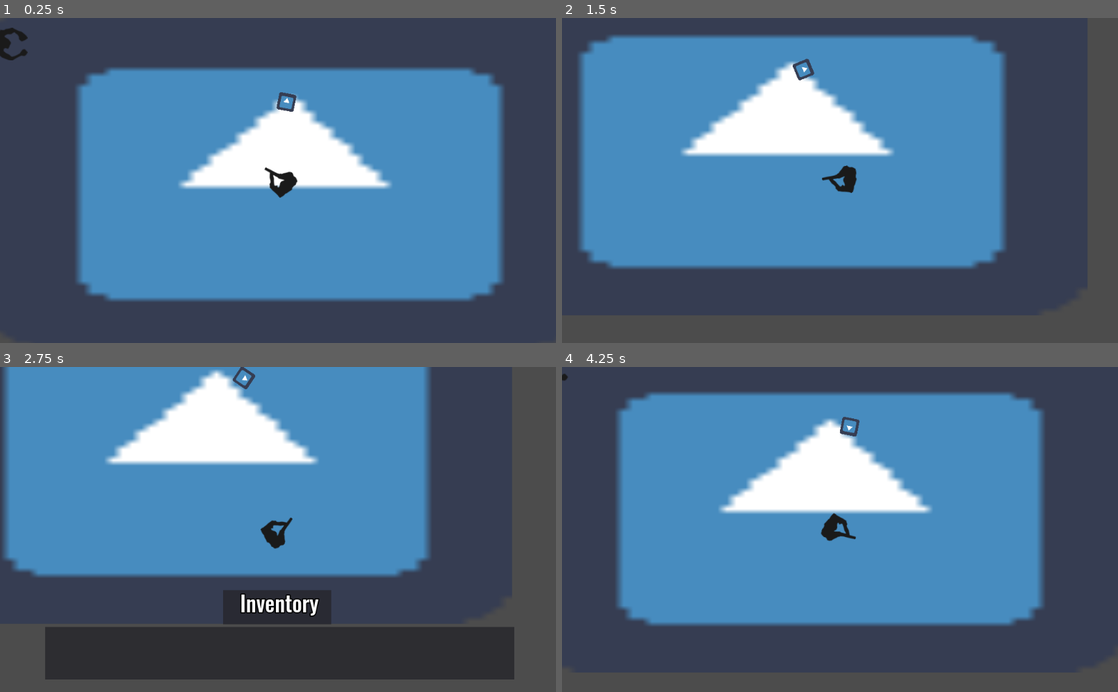
Above: before the commit, frames 1-4 (two rows, left to right).
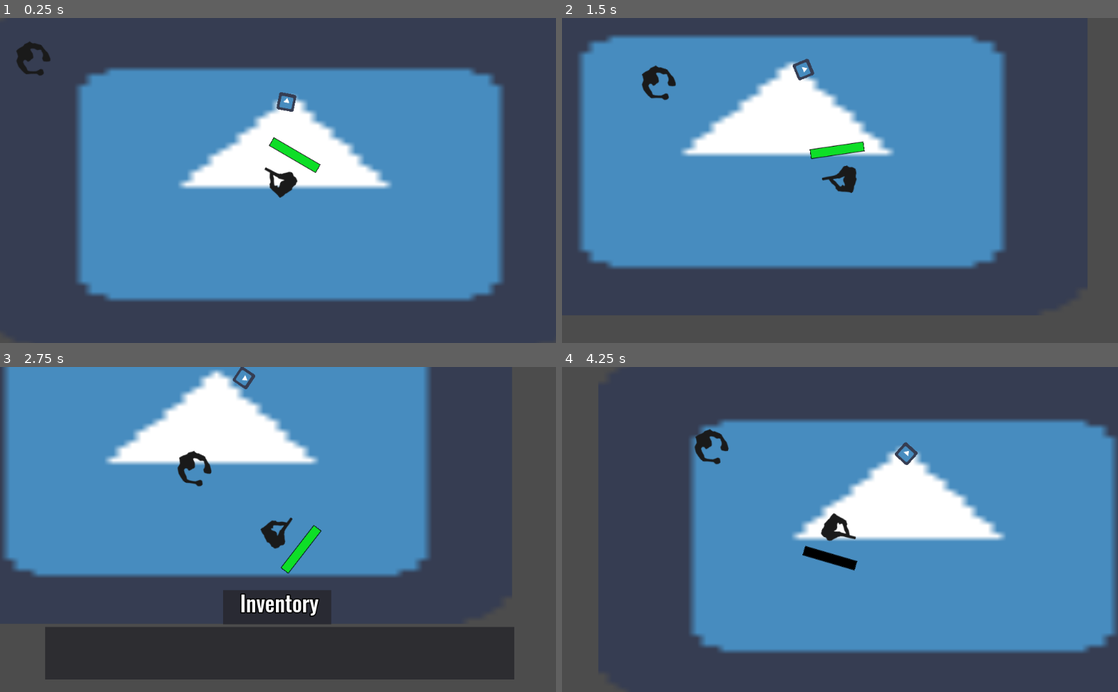
Above: after the commit, the same moments.

Repository: StrawberryGameJam/ZombieGame2020
Game: Godot game, scene res://Scenes/Main.tscn
The game is run twice, just before and just after one commit, with the same random seed, the same clock (stepped at 60 frames per second) and the same inputs. The engine's default icon, where the game draws it, is replaced by a stand-in: a white triangle on a blue panel in a dark square.
Inputs (mouse positions are in pixels of both pictures, inside the frame that each line leads up to):
- Up to frame 1 (0.25 s): no input
- Up to frame 2 (1.5 s): tap Enter (ui_accept) at 0.5, 0.6, 0.77, 1.07 s; move the mouse to (962, 164) at 0.52 s; hold Right (ui_right) 0.53-1.28 s; click (962, 164) at 0.67 s; move the mouse to (728, 196) at 1.27 s; hold Down (ui_down) from 1.28 s (still down); click (728, 196) at 1.35 s
- Up to frame 3 (2.75 s): tap Enter (ui_accept) at 1.52, 1.55, 1.82, 2.1 s; move the mouse to (333, 458) at 2.02 s; release Down (ui_down) at 2.03 s; hold Right (ui_right) from 2.03 s (still down)
- Up to frame 4 (4.25 s): move the mouse to (812, 594) at 2.77 s; release Right (ui_right) at 2.78 s; hold Up (ui_up) 2.78-3.53 s; click (812, 594) at 2.85 s; tap Enter (ui_accept) at 3.02, 3.05, 3.32, 3.6, 3.77, 4.07 s; move the mouse to (1006, 578) at 3.52 s; hold Left (ui_left) from 3.53 s (still down)

The runs differ from the first frame. In frame 1, 0.8% of the frame differs, in the area x 0-58%, y 2-48%; in frame 2, 0.6%; in frame 3, 0.6%; in frame 4, 41%, in the area x 0-100%, y 1-89%.

Commit message:
persegue mais ou menos

Diff:
--- a/Scenes/Main.tscn
+++ b/Scenes/Main.tscn
@@ -1,9 +1,13 @@
-[gd_scene load_steps=6 format=2]
+[gd_scene load_steps=10 format=2]
 
 [ext_resource path="res://icon.png" type="Texture" id=1]
 [ext_resource path="res://Scenes/Player/Player.tscn" type="PackedScene" id=2]
-[ext_resource path="res://Scenes/Inter.gd" type="Script" id=3]
-[ext_resource path="res://Scenes/Zombies/default/Zombie.tscn" type="PackedScene" id=4]
+[ext_resource path="res://fonts/HealthBar_under.png" type="Texture" id=3]
+[ext_resource path="res://fonts/HealthBar_over.png" type="Texture" id=4]
+[ext_resource path="res://fonts/HealthBar_progress.png" type="Texture" id=5]
+[ext_resource path="res://Scenes/Inter.gd" type="Script" id=6]
+[ext_resource path="res://Scenes/Zombies/default/Zombie.tscn" type="PackedScene" id=7]
+[ext_resource path="res://Scenes/Zombies/default/Zombie.gd" type="Script" id=8]
 
 [sub_resource type="CircleShape2D" id=1]
 radius = 20.8585
@@ -18,9 +22,21 @@
 [node name="Player" parent="." instance=ExtResource( 2 )]
 position = Vector2( 506.672, 252.2 )
 
+[node name="HealthBar" type="TextureProgress" parent="Player"]
+margin_left = -53.0231
+margin_top = 45.691
+margin_right = 46.9769
+margin_bottom = 145.691
+value = 100.0
+texture_under = ExtResource( 3 )
+texture_over = ExtResource( 4 )
+texture_progress = ExtResource( 5 )
+tint_progress = Color( 0.054902, 0.870588, 0.152941, 1 )
+radial_center_offset = Vector2( 50, 0 )
+
 [node name="Inter" type="Area2D" parent="."]
 position = Vector2( 521.238, 107.398 )
-script = ExtResource( 3 )
+script = ExtResource( 6 )
 ICON_POS = Vector2( 20, -20 )
 ICON_SCALE = Vector2( 0.5, 0.5 )
 
@@ -31,4 +47,5 @@
 scale = Vector2( 0.5, 0.5 )
 texture = ExtResource( 1 )
 
-[node name="Zombie" parent="." instance=ExtResource( 4 )]
+[node name="Zombie" parent="." instance=ExtResource( 7 )]
+script = ExtResource( 8 )
--- a/Scenes/Player/Player.gd
+++ b/Scenes/Player/Player.gd
@@ -10,6 +10,9 @@
 export(int) var SPEED = 300
 onready var raycast = $RayCast2D
 
+var max_hp = 1000
+var current_hp
+
 var interacting_areas = []
 var mode = MODE.move
 
@@ -21,6 +24,7 @@
 	set_physics_process(true)
 	set_process(false)
 	add_to_group("Player")
+	current_hp = max_hp
 	$Interaction.connect("area_entered",self,"_on_area_entered")
 	$Interaction.connect("area_exited",self,"_on_area_exited")
 	$Interaction.add_to_group("Player_inter")
@@ -54,7 +58,7 @@
 	match mode:
 		MODE.talk:
 			if Input.is_action_just_pressed("ui_accept"):
-				change_mode(MODE.move)
+				change_mode(MODE.movcurrent_hpe)
 		MODE.mouse:
 			if Input.is_action_just_pressed("ui_accept"):
 				change_mode(MODE.move)
@@ -73,6 +77,7 @@
 				change_mode(MODE.talk)
 			var velocity = Vector2()
 			if Input.is_action_pressed("ui_up"):
+				OneHit(10)
 				velocity.y -= 1
 			if Input.is_action_pressed("ui_down"):
 				velocity.y +=1
@@ -98,6 +103,12 @@
 	#and event.pressed):
 #	pass
 
+func OneHit(damage):
+	current_hp = current_hp - damage
+	get_node("HealthBar").value = int((current_hp/max_hp)*100)
+	if(current_hp <= 0):
+		kill()
+
 func _on_area_entered(area):
 	if area.is_in_group("Interactible"):
 		interacting_areas.append(area)
--- a/Scenes/Zombies/default/Zombie.gd
+++ b/Scenes/Zombies/default/Zombie.gd
@@ -3,7 +3,7 @@
 const SPEED = 200
 
 onready var raycast = $RayCast2D
-onready var map_navigation = get_parent().get_node("Navigation2D")
+#onready var map_navigation = get_parent().get_node("Navigation2D")
 
 var destination
 var player = null
@@ -15,33 +15,35 @@
 	if player == null:
 		return
 
-	destination = map_navigation.get_closest_point(player.get_global_position())
-	var path_to_destination = map_navigation.get_simple_path(get_global_position(), destination)
-	var starting_point = get_global_position()
-	var move_dist = SPEED * delta
-
-	for point in range(path_to_destination.size()):
-		var distance_to_next_point = starting_point.distance_to(path_to_destination[0])
-		if move_dist <= distance_to_next_point:
-			var move_rotation = get_angle_to(starting_point.linear_interpolate(path_to_destination[0], move_dist / distance_to_next_point))
-			var motion = Vector2(SPEED, 0).rotated(move_rotation)
-			move_and_slide(motion)
-			break
-
-		move_dist -= distance_to_next_point
-		starting_point = path_to_destination[0]
-		path_to_destination.remove(0)
+#	destination = map_navigation.get_closest_point(player.get_global_position())
+#	var path_to_destination = map_navigation.get_simple_path(get_global_position(), destination)
+#	var starting_point = get_global_position()
+#	var move_dist = SPEED * delta
+#
+#	for point in range(path_to_destination.size()):
+#		var distance_to_next_point = starting_point.distance_to(path_to_destination[0])
+#		if move_dist <= distance_to_next_point:
+#			var move_rotation = get_angle_to(starting_point.linear_interpolate(path_to_destination[0], move_dist / distance_to_next_point))
+#			var motion = Vector2(SPEED, 0).rotated(move_rotation)
+#			move_and_slide(motion)
+#			break
+#
+#		move_dist -= distance_to_next_point
+#		starting_point = path_to_destination[0]
+#		path_to_destination.remove(0)
 
 
-#	var vec_to_player = player.global_position - global_position
-#	vec_to_player = vec_to_player.normalized()
-#	global_rotation = atan2(vec_to_player.y, vec_to_player.x)
-#	move_and_slide(vec_to_player * SPEED)
+	var vec_to_player = player.global_position - global_position
+	vec_to_player = vec_to_player.normalized()
+	global_rotation = atan2(vec_to_player.y, vec_to_player.x)
+	move_and_slide(vec_to_player * SPEED)
 
 	if raycast.is_colliding():
 		var coll = raycast.get_collider()
 		if coll.name == "Player":
-			coll.kill()
+			coll.OneHit(200)
+
+
 
 func kill():
 	queue_free()
Binary file added: fonts/HealthBar_over.png
Not shown, added: fonts/HealthBar_over.png.import
Binary file added: fonts/HealthBar_progress.png
Not shown, added: fonts/HealthBar_progress.png.import
Binary file added: fonts/HealthBar_under.png
Not shown, added: fonts/HealthBar_under.png.import
Not shown, added: fonts/halthbar_under.png.import
Not shown, added: fonts/health_bar.png.import
Not shown, added: fonts/healthbar_over.png.import
Not shown, added: fonts/healthbar_progress.png.import
Not shown, added: fonts/heath_bar.png.import
